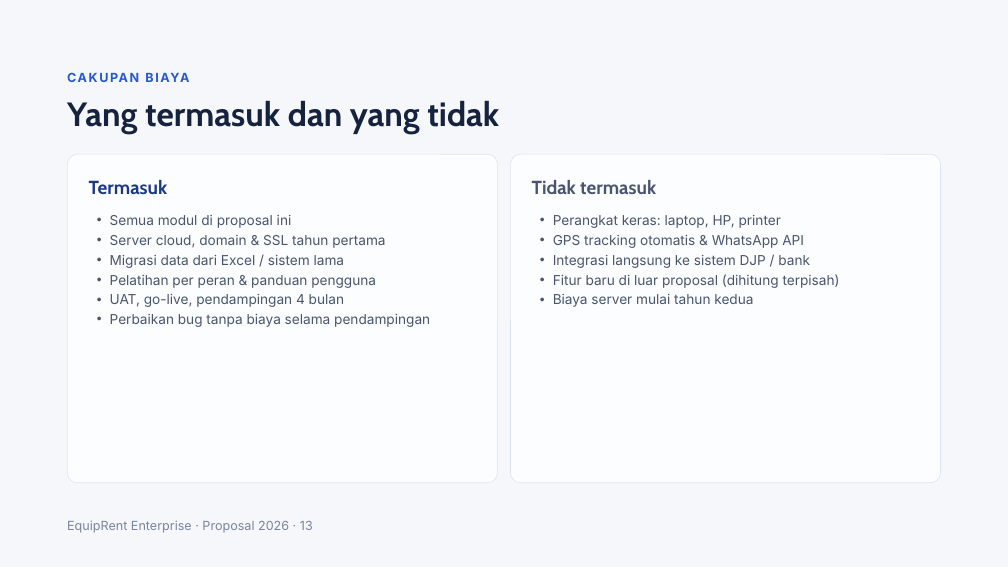
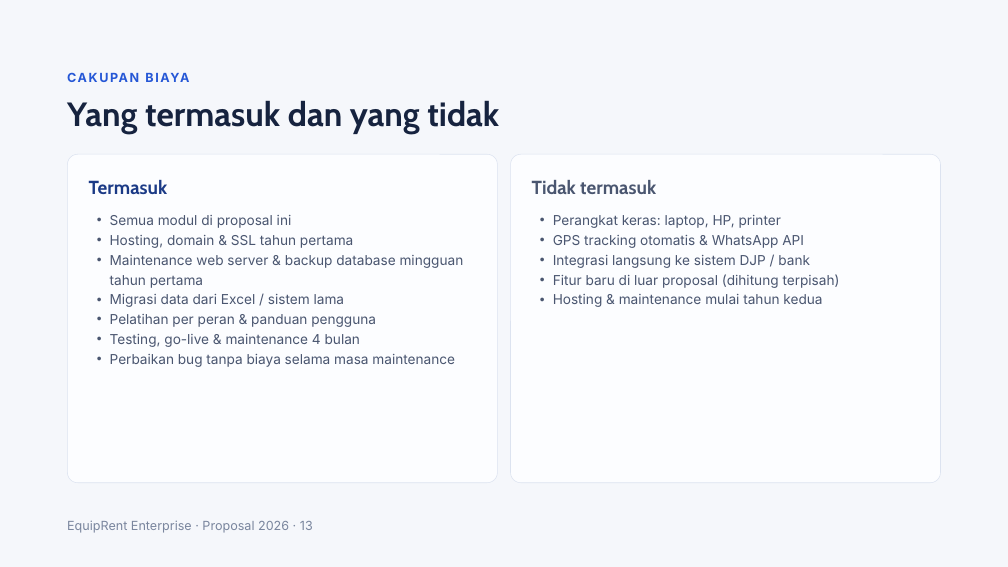
Before and after one commit to erziealdrian02/tkn-rent-revamp, a slide deck: slide 13 of equiprent-enterprise/excel/Proposal EquipRent Enterprise.pptx. Drawn at 1008x567 pixels with LibreOffice and Linux fonts; fonts in the diff are those of the drawing. Boxes give left, top, right and bottom in pixels: in the first picture for what was removed or moved away, otherwise in the second. Text is boxed around its words. In the diff, an @@ line names an element or a change of style, - is before the commit and + after.

```diff
--- a/equiprent-enterprise/excel/Proposal EquipRent Enterprise.pptx
+++ b/equiprent-enterprise/excel/Proposal EquipRent Enterprise.pptx
@@ text at (x1=110, y1=235, x2=464, y2=288): text changed @@
-• Server cloud, domain & SSL tahun pertama
+• Hosting, domain & SSL tahun pertama
+• Maintenance web server & backup database mingguan tahun pertama
@@ text at (x1=553, y1=294, x2=822, y2=307): text changed @@
-• Biaya server mulai tahun kedua
+• Hosting & maintenance mulai tahun kedua
@@ text at (x1=110, y1=334, x2=455, y2=367): text changed @@
-• UAT, go-live, pendampingan 4 bulan
-• Perbaikan bug tanpa biaya selama pendampingan
+• Testing, go-live & maintenance 4 bulan
+• Perbaikan bug tanpa biaya selama masa maintenance
```
Also in this commit, not shown: 8 other slides changed, 2 other files.
